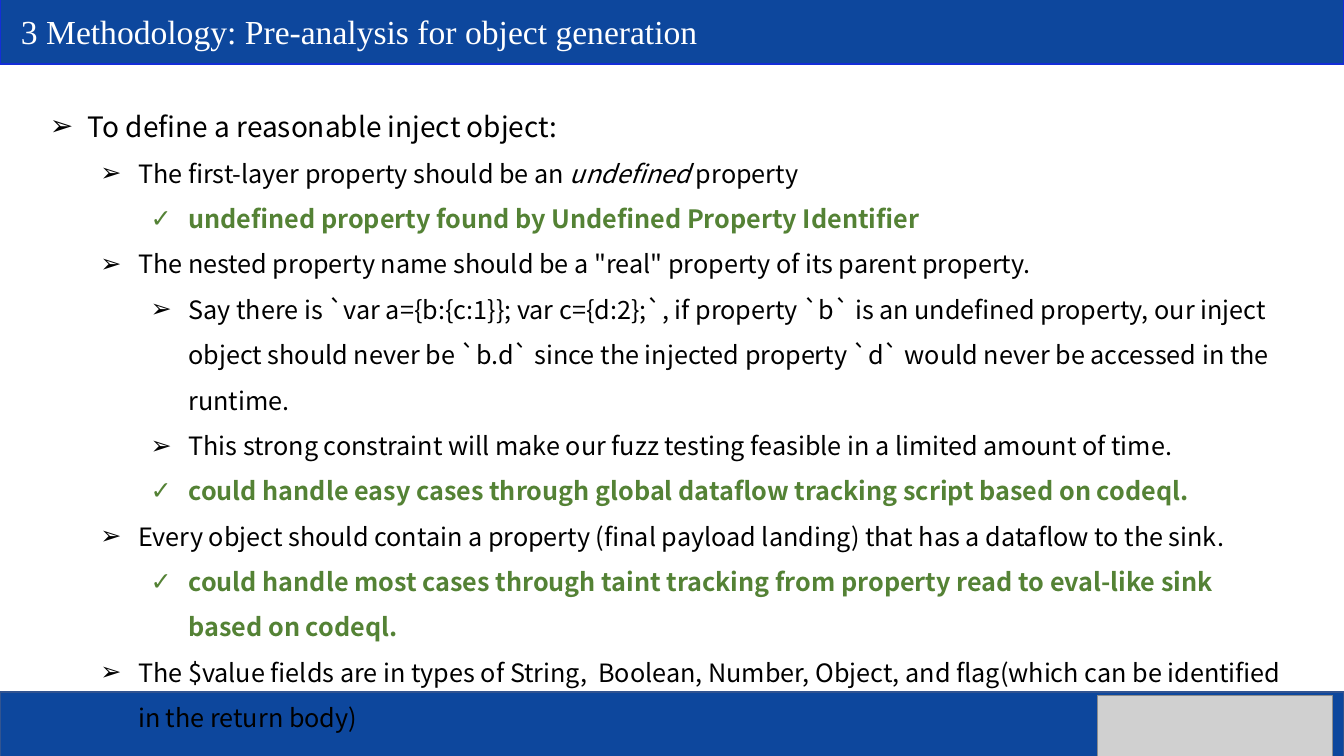
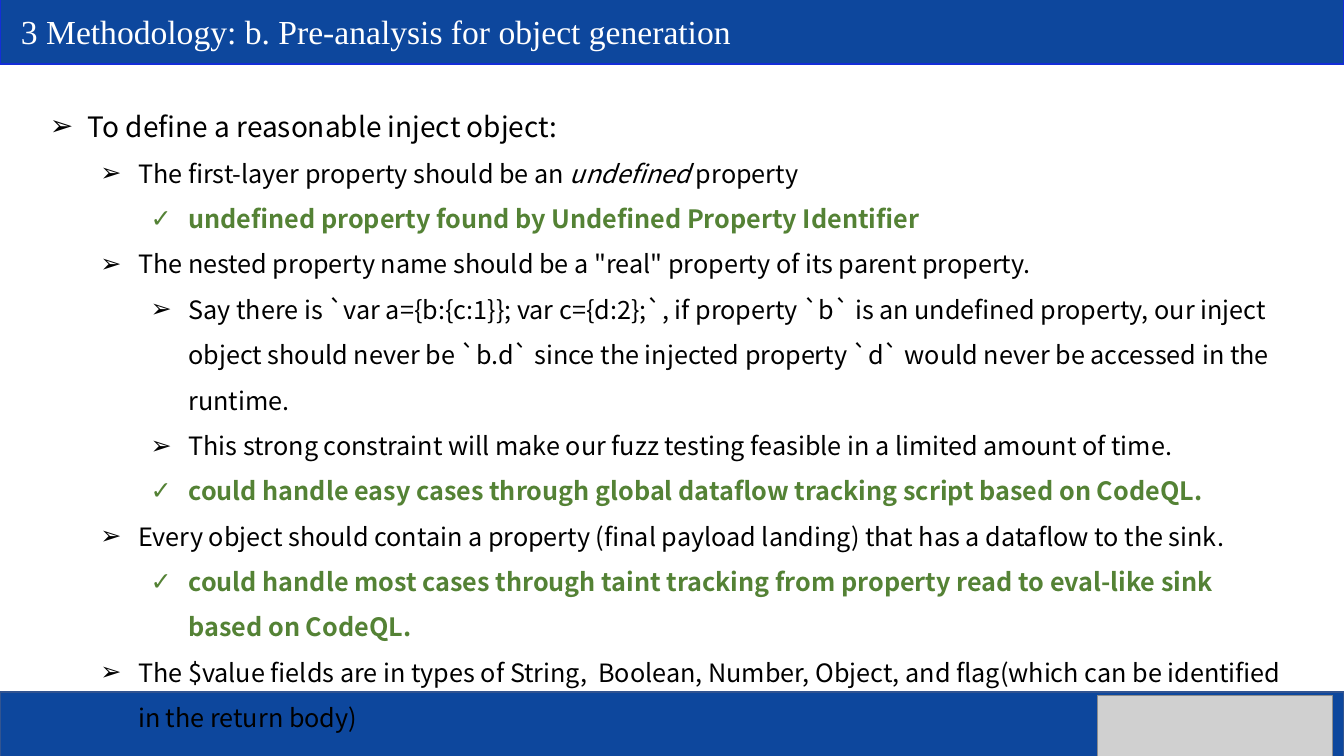
Before and after one commit to jackfromeast/UoPGadget, a slide deck: slide 17 of .assets/PPAEG-final-presentation.pptx (slide 15 before the commit). Drawn at 1344x756 pixels with LibreOffice and Linux fonts; fonts in the diff are those of the drawing; grey boxes stand for pictures. Boxes give left, top, right and bottom in pixels: in the first picture for what was removed or moved away, otherwise in the second. Text is boxed around its words. In the diff, an @@ line names an element or a change of style, - is before the commit and + after.

```diff
--- a/.assets/PPAEG-final-presentation.pptx
+++ b/.assets/PPAEG-final-presentation.pptx
@@ text at [21, 20, 731, 50]: text changed @@
-3 Methodology: Pre-analysis for object generation
+3 Methodology: b. Pre-analysis for object generation
@@ text at [189, 479, 1202, 506]: text changed @@
-    ✓ could handle easy cases through global dataflow tracking script based on codeql.
+    ✓ could handle easy cases through global dataflow tracking script based on CodeQL.
@@ text at [189, 570, 1213, 641]: text changed @@
-    ✓ could handle most cases through taint tracking from property read to eval-like sink based on codeql.
+    ✓ could handle most cases through taint tracking from property read to eval-like sink based on CodeQL.
```
Also in this commit, not shown: 9 other slides changed, 2 slides added, 3 other files.
